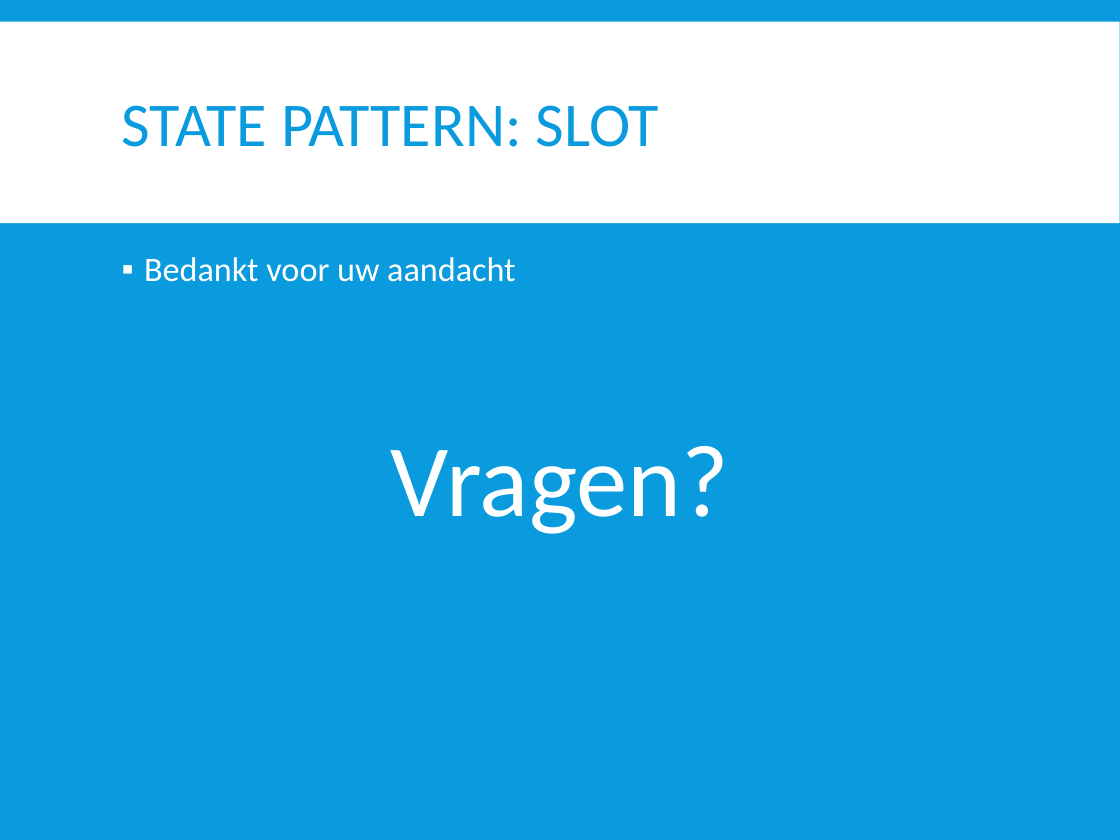
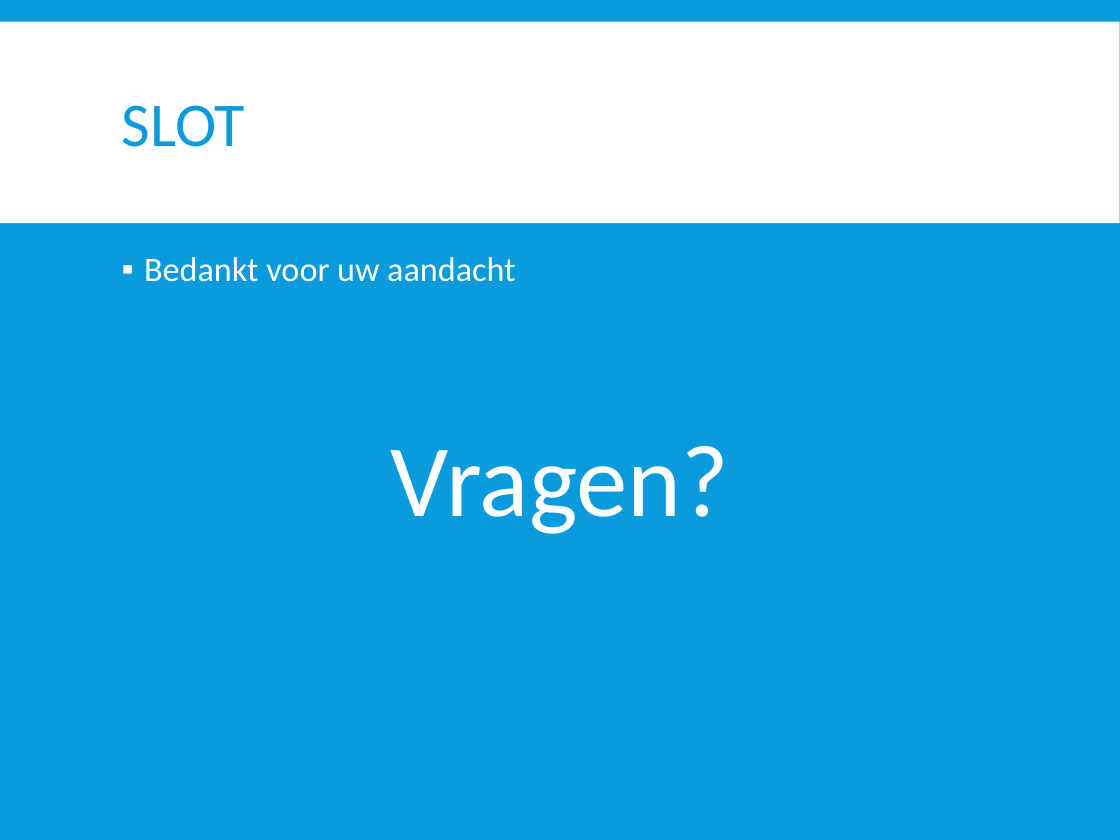
Before and after one commit to dlife/InstantInterview, a slide deck: slide 27 of Presentatie/2015 06 04 Presentatie II.pptx (slide 13 before the commit). Drawn at 1120x840 pixels with LibreOffice and Linux fonts; fonts in the diff are those of the drawing. Boxes give left, top, right and bottom in pixels: in the first picture for what was removed or moved away, otherwise in the second. Text is boxed around its words. In the diff, an @@ line names an element or a change of style, - is before the commit and + after.

```diff
--- a/Presentatie/2015 06 04 Presentatie II.pptx
+++ b/Presentatie/2015 06 04 Presentatie II.pptx
@@ title at (x1=122, y1=105, x2=245, y2=147): text changed @@
-STATE PATTERN: SLOT
+SLOT
```
Also in this commit, not shown: 4 other slides changed, 16 slides added, 2 slides removed.
